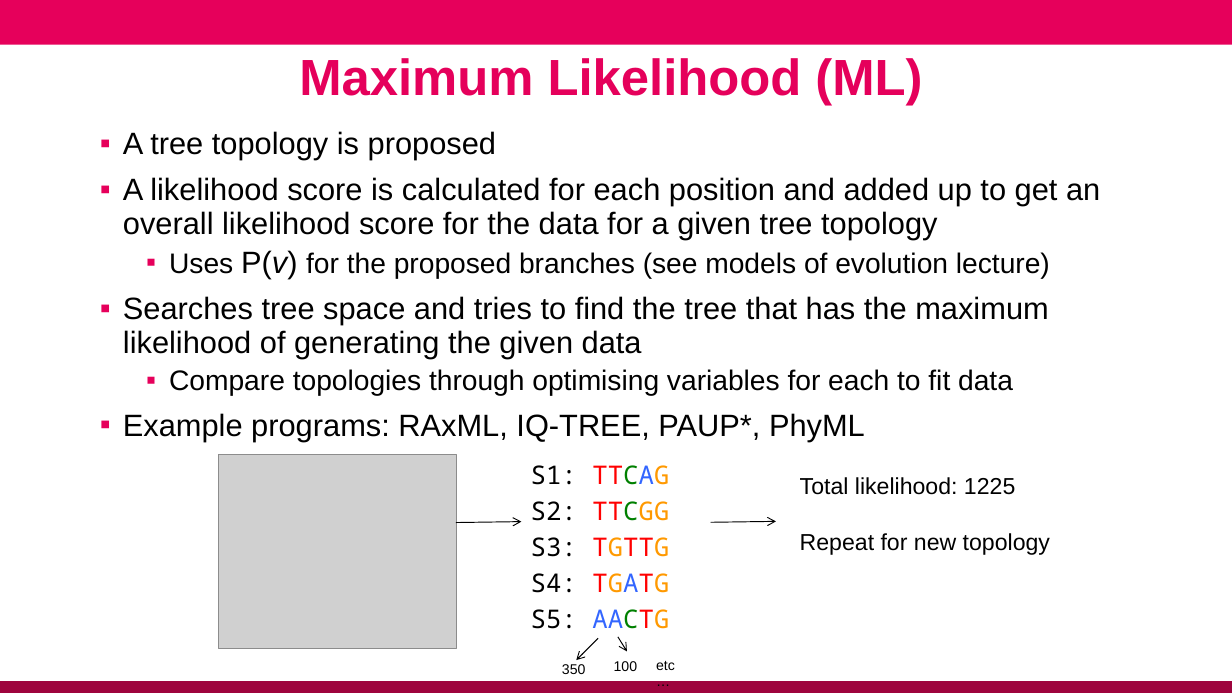
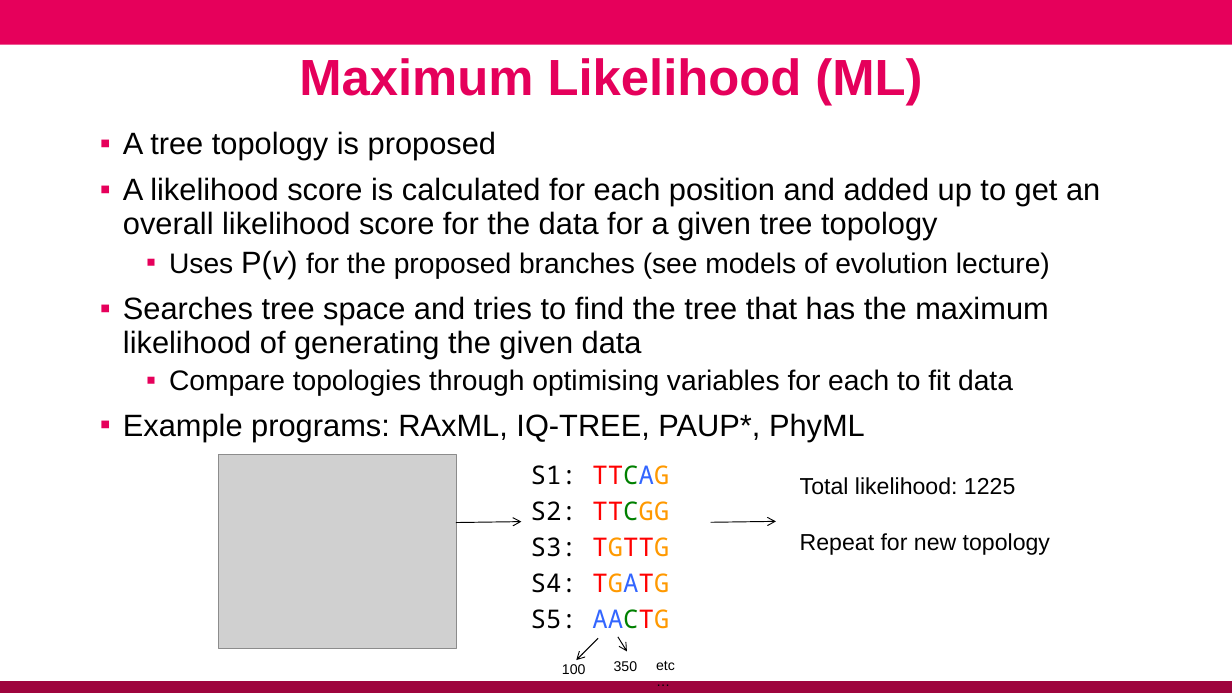
Before and after one commit to conmeehan/conmeehan.github.io, a slide deck: slide 40 of PathogenDataCourse/SlideSets/IntroToPhylogenetics.pptx. Drawn at 1232x693 pixels with LibreOffice and Linux fonts; fonts in the diff are those of the drawing; grey boxes stand for pictures; background and template pictures are left out. Boxes give left, top, right and bottom in pixels: in the first picture for what was removed or moved away, otherwise in the second. Text is boxed around its words. In the diff, an @@ line names an element or a change of style, - is before the commit and + after.

```diff
--- a/PathogenDataCourse/SlideSets/IntroToPhylogenetics.pptx
+++ b/PathogenDataCourse/SlideSets/IntroToPhylogenetics.pptx
@@ text "100": place and size @@
-text "100" at (614,661,638,671)
+text "100" at (562,664,586,674)
@@ text "350": place and size @@
-text "350" at (562,664,586,674)
+text "350" at (614,661,638,671)
```
Also in this commit, not shown: 1 other slide changed, 3 other files.
